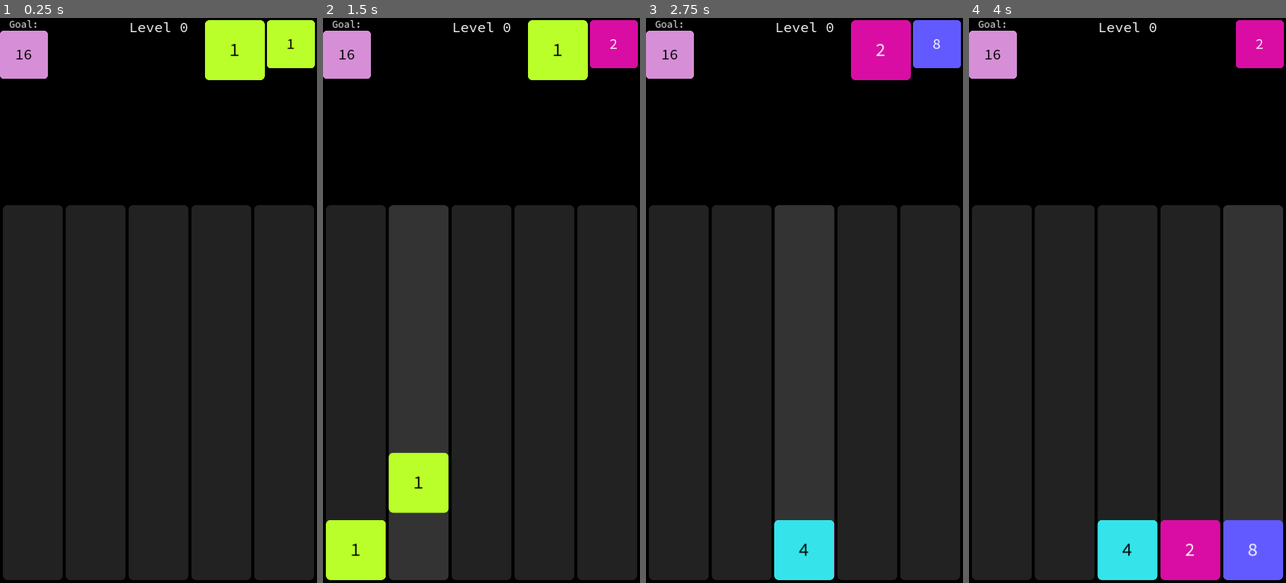
Above: before the commit, frames 1-4 (left to right).
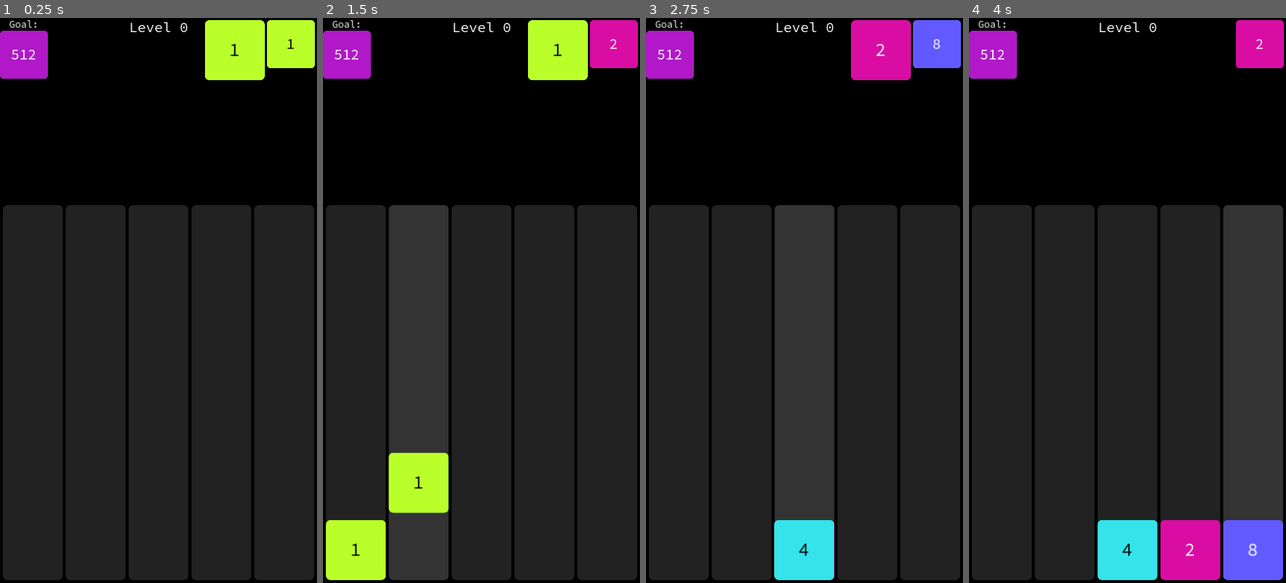
Above: after the commit, the same moments.

Repository: paulwrubel/merge-mania
Game: Godot game, scene res://scenes/main/main.tscn
Same seed, same stepped clock (60 frames per second), same inputs: the game is played once before the commit and once after it.
Inputs (mouse positions are in pixels of both pictures, inside the frame that each line leads up to):
- Up to frame 1 (0.25 s): no input
- Up to frame 2 (1.5 s): tap Enter at 0.5 s; move the mouse to (354, 390) at 0.52 s; click (354, 390) at 0.67 s; move the mouse to (418, 390) at 1.27 s; click (418, 390) at 1.42 s
- Up to frame 3 (2.75 s): move the mouse to (804, 390) at 2.02 s; click (804, 390) at 2.17 s
- Up to frame 4 (4 s): move the mouse to (1190, 390) at 2.77 s; click (1190, 390) at 2.92 s; move the mouse to (1254, 390) at 3.52 s; click (1254, 390) at 3.67 s

The runs differ from the first frame. In frame 1, 1.3% of the frame differs, in the area x 0-16%, y 2-11%; in frame 2, 1.3%; in frame 3, 1.3%; in frame 4, 1.3%.

Commit message:
cleanup comments

Diff:
--- a/scenes/block/block.gd
+++ b/scenes/block/block.gd
@@ -1,19 +1,11 @@
 class_name Block
 extends Node2D
 
-#var font = preload("res://assets/fonts/source_code_pro/static/SourceCodePro-Regular.ttf")
-
 var board: Board
 
-#var grid_position: Vector2i
-#var grid_position_initial: Vector2i
-#var grid_position_final: Vector2i
 var size: Vector2
 var color: Color
 var data: BlockData
-#var animation_callback: Callable
-
-#var is_animating := false
 
 const ROUNDED_CORNER_SIZE = 10
 const DEFAULT_FONT_SIZE = 40
@@ -22,29 +14,13 @@
 	board = settings.board
 
 	position = settings.position
-#	grid_position_initial = settings.grid_position_initial
-#	grid_position_final = settings.grid_position_final
-#	custom_minimum_size = settings.size
 	size = settings.size
 	color = settings.color
 	data = settings.data
 	scale = settings.scale
-#	animation_callback = func():
-#		settings.animation_callback.call()
-#		is_animating = false
 
 # Called when the node enters the scene tree for the first time.
 func _ready():
-#	position = board.get_actual_location_from_grid(grid_position_initial)
-#	position = board.get_actual_location_from_grid(grid_position)
-
-#	is_animating = true
-#	var actual_location_to_anim_to = board.get_actual_location_from_grid(grid_position_final)
-#	var tween = create_tween()
-#	tween.tween_property(self, "position", actual_location_to_anim_to, 0.2) \
-#		.set_ease(Tween.EASE_OUT) \
-#		.set_trans(Tween.TRANS_EXPO)
-#	tween.tween_callback(animation_callback)
 	var font = $BlockLabel.label_settings.font
 
 	var text = board.get_formatted_block_text(data)
--- a/scenes/board/board.gd
+++ b/scenes/board/board.gd
@@ -53,9 +53,6 @@
 var height := pre_height * scalar
 
 var color_progression: Array[Color] = [
-#	Color.html("#DDDDDD"),
-#	Color.html("#222222"),
-	# end test
 	Color.html("#BAFF29"),
 	Color.html("#D90DA3"),
 	Color.html("#34E4EA"),
@@ -68,7 +65,7 @@
 	Color.html("#B118C8"),
 ]
 
-const steps_above_minimum_to_advance := 4
+const steps_above_minimum_to_advance := 9
 const steps_above_minimum_to_drop := 4
 
 var anim_lock := false
@@ -150,16 +147,6 @@
 func get_next_open_index_in_column(x: int) -> int:
 	return blocks[x].find(null)
 
-#func add_block_to_column(index: int):
-#	var row_index = get_next_open_index_in_column(index)
-#	if row_index != -1:
-#		# spawn a block
-#		add_block_at(Vector2i(index, row_index), block_progression[0])
-##		spawn_initial_block_at(Vector2(index, row_index), block_progression[0])
-
-#func set_block_at(loc: Vector2i, block: Block):
-#	blocks[loc.x][loc.y] = block
-
 func destroy_block(block: Block):
 	remove_child(block)
 	block.queue_free()
@@ -185,20 +172,15 @@
 		get_actual_location_from_grid(pos),
 	)], new_block_animation_tween_settings, on_animation_finished)
 
-#	spawn_animated_block(Vector2i(pos.x, row_count - 1), pos, data, on_animation_finished)
-
 func get_new_block(pos: Vector2i, data: BlockData) -> Block:
 	var block = BLOCK_SCENE.instantiate()
 	block.initialize({
 		"position": get_actual_location_from_grid(pos),
-#		"grid_position_initial": from_pos,
-#		"grid_position_final": to_pos,
 		"size": Vector2(block_size, block_size),
 		"scale": Vector2(1, 1),
 		"board": self,
 		"color": get_block_background_color(data),
 		"data": data,
-#		"animation_callback": on_animation_finished,
 	})
 	return block
 
@@ -206,19 +188,6 @@
 	var block = get_new_block(pos, data)
 	add_child(block)
 	return block
-
-#func spawn_animated_block(from_pos: Vector2i, to_pos: Vector2i, data: BlockData, on_animation_finished: Callable) -> Block:
-#	var block = get_new_block(from_pos, data)
-#	var animated = ANIMATED_SCENE.instantiate()
-#	animated.parent_property_name = "position"
-#	animated.parent_property_value = get_actual_location_from_grid(to_pos)
-#	animated.duration_seconds = NEW_BLOCK_ANIMATION_DURATION_SECONDS
-#	animated.ease = Tween.EASE_OUT
-#	animated.trans = Tween.TRANS_EXPO
-#	animated.on_finished = on_animation_finished
-#	block.add_child(animated)
-#	add_child(block)
-#	return block
 
 func select_next_block_in_progression():
 #	if (Math.random() < specialBlockOdds) {
@@ -255,7 +224,6 @@
 	)
 
 func animate_blocks(subjects: Array[AnimationSubject], tween_settings: TweenSettings, on_finish = null):
-#	var curve = Curve.new()
 	var tween = create_tween() \
 		.set_ease(tween_settings.easing) \
 		.set_trans(tween_settings.transition)
--- a/scenes/main/block_progression_display.gd
+++ b/scenes/main/block_progression_display.gd
@@ -4,7 +4,7 @@
 
 @export var board: Board
 
-var block_progression: Array[Block] = []
+var block_progression: Array[Block]
 
 var block_size := 100
 var padding := 5
@@ -19,12 +19,8 @@
 func _ready():
 	board.block_progression_advanced.connect(_on_block_progression_advanced)
 	board.block_progression_refreshed.connect(_on_block_progression_refreshed)
-	var block_progression_data = board.block_progression.duplicate()
-	print(block_progression_data)
 
-	for i in range(block_progression_data.size()):
-		var data = block_progression_data[i]
-		block_progression.append(spawn_block(i, data))
+	build_initial_block_progression(board.block_progression.duplicate())
 
 	var window_width = get_window().content_scale_size.x
 	position = Vector2(
@@ -33,8 +29,8 @@
 	)
 
 # Called every frame. 'delta' is the elapsed time since the previous frame.
-#func _process(delta):
-#	pass
+func _process(delta):
+	pass
 
 func _on_block_progression_advanced(new_block_progression_data: Array[BlockData]):
 	# add the newly generated block to the end of our array
@@ -59,16 +55,6 @@
 					"scale",
 					Vector2(1, 1),
 				),
-#				AnimationSubject.new(
-#					block,
-#					"size",
-#					Vector2(board.block_size, board.block_size),
-#				),
-#				AnimationSubject.new(
-#					block.get_node("BlockLabel"),
-#					"size",
-#					Vector2(board.block_size, board.block_size),
-#				),
 			])
 	board.animate_blocks(subjects, slide_blocks_animation_tween_settings)
 
@@ -79,9 +65,15 @@
 
 
 func _on_block_progression_refreshed(new_block_progression: Array[BlockData]):
-#	block_progression_data = new_block_progression.duplicate()
-#	print(block_progression_data)
-	pass
+	for block in block_progression:
+		destroy_block(block)
+	build_initial_block_progression(new_block_progression.duplicate())
+
+func build_initial_block_progression(block_progression_data: Array[BlockData]):
+	block_progression = []
+	for i in range(block_progression_data.size()):
+		var data = block_progression_data[i]
+		block_progression.append(spawn_block(i, data))
 
 func get_new_block(index: int, data: BlockData) -> Block:
 	var block = BLOCK_SCENE.instantiate()
